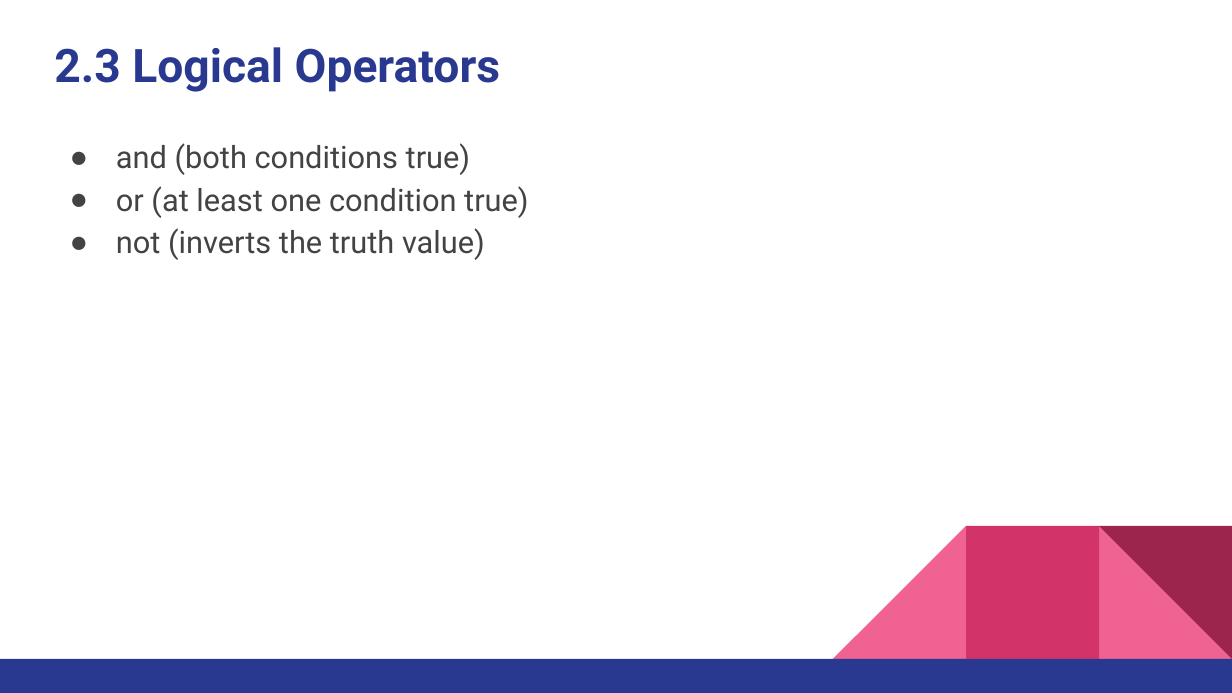
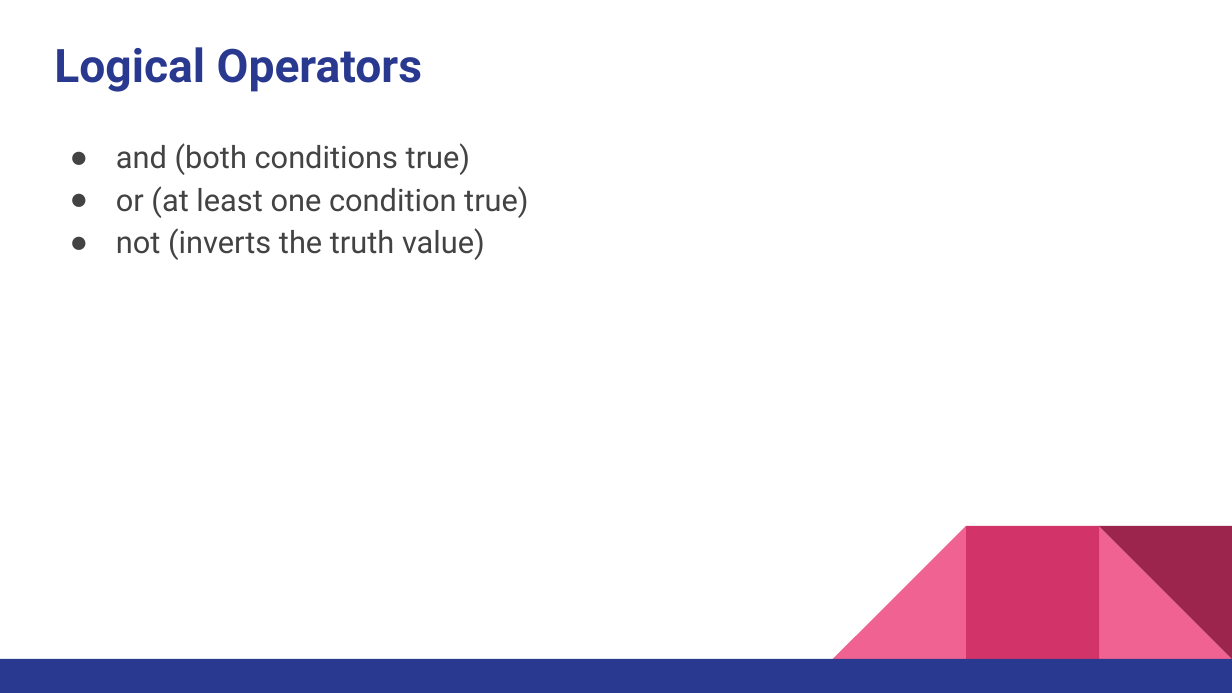
Before and after one commit to wg-training/wg-python-for-data-science-fundamental, a slide deck: slide 17 of slides/05 - Python Operators.pptx (slide 16 before the commit). Drawn at 1232x693 pixels with LibreOffice and Linux fonts; fonts in the diff are those of the drawing. Boxes give left, top, right and bottom in pixels: in the first picture for what was removed or moved away, otherwise in the second. Text is boxed around its words. In the diff, an @@ line names an element or a change of style, - is before the commit and + after.

```diff
--- a/slides/05 - Python Operators.pptx
+++ b/slides/05 - Python Operators.pptx
@@ title at [54,47,422,92]: text changed @@
-2.3 Logical Operators
+Logical Operators
```
Also in this commit, not shown: 1 other slide changed, 1 slide added.
